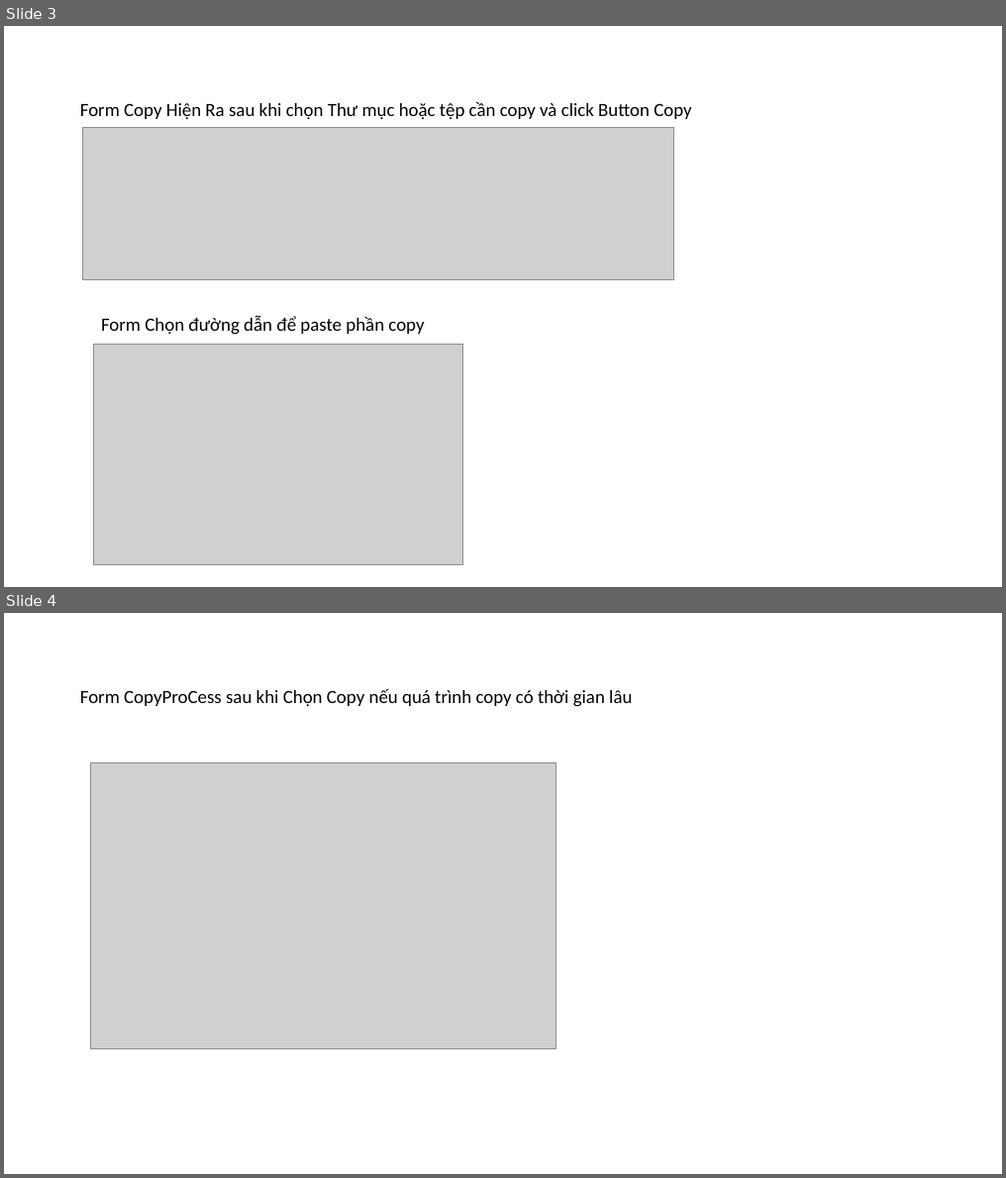
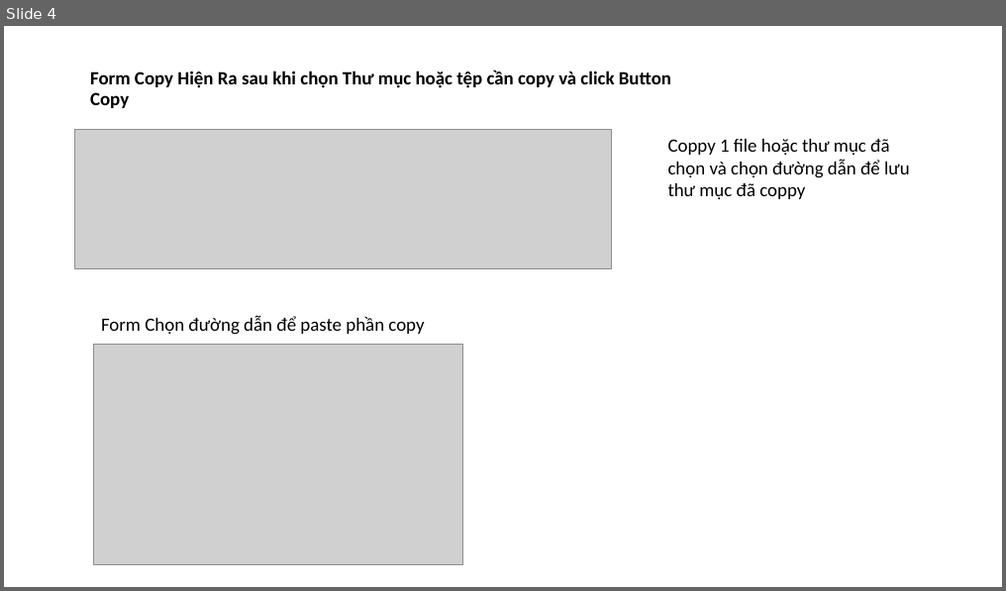
Before and after one commit to Hoaipt1998/Buit-a-file-manager-on-window, a slide deck: PowerPointDoAn1.pptx. Shown one above the other, each under a label of ours: slides 3 and 4 before the commit, slide 4 after it. The pictures are 1006x1178 and 1006x591 pixels, drawn with LibreOffice and Linux fonts; fonts in the diff are those of the drawing; grey boxes stand for pictures. Boxes give left, top, right and bottom in pixels: in the first picture for what was removed or moved away, otherwise in the second. Text is boxed around its words. In the diff, an @@ line names an element or a change of style, - is before the commit and + after.

```diff
--- a/PowerPointDoAn1.pptx
+++ b/PowerPointDoAn1.pptx
@@ slide 4 removed at [4,613,1002,1174], background #FFFFFF @@
@@ title removed at [80,688,632,707] @@
-Form CopyProCess sau khi Chọn Copy nếu quá trình copy có thời gian lâu
@@ picture removed at [91,763,555,1050] @@
@@ what was slide 3 is now slide 4 @@
@@ slide 4 changed as well @@
@@ title "Form Copy Hiện Ra sau ...": place and size @@
-title "Form Copy Hiện Ra sau ..." at [80,101,691,120]
+title "Form Copy Hiện Ra sau ..." at [90,70,671,108]
@@ title "Form Copy Hiện Ra sau ..." at [90,70,671,108]: bold on @@
@@ picture: place and size @@
-picture at [82,127,674,279]
+picture at [75,130,612,270]
@@ text added at [668,139,910,199], 18 pt, text #000000 @@
+Coppy 1 file hoặc thư mục đã chọn và chọn đường dẫn để lưu thư mục đã coppy
```
Also in this commit, not shown: 10 other slides changed, 2 slides added.
